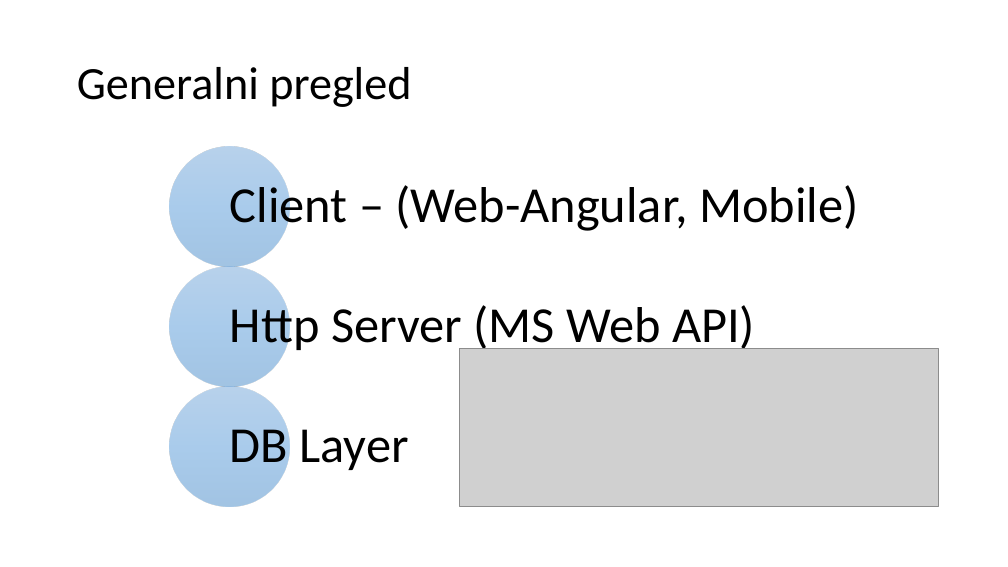
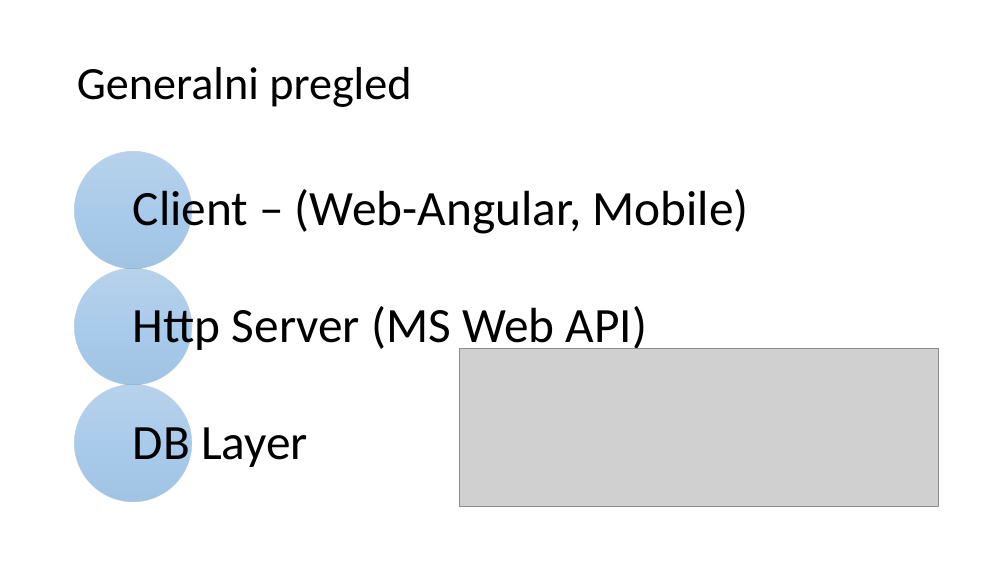
Before and after one commit to mmssniper/angular-workshop, a slide deck: slide 3 of prezentacije/1-1 Uvod i SPA aplikacije.pptx (slide 2 before the commit). Drawn at 1008x567 pixels with LibreOffice and Linux fonts; fonts in the diff are those of the drawing; grey boxes stand for pictures. Boxes give left, top, right and bottom in pixels: in the first picture for what was removed or moved away, otherwise in the second. Text is boxed around its words. In the diff, an @@ line names an element or a change of style, - is before the commit and + after.

```diff
--- a/prezentacije/1-1 Uvod i SPA aplikacije.pptx
+++ b/prezentacije/1-1 Uvod i SPA aplikacije.pptx
@@ ellipse moved from (x1=170, y1=147, x2=290, y2=267) to (x1=74, y1=151, x2=191, y2=268) @@
@@ text "Client – (Web-Angular, Mobile)" moved from (x1=230, y1=181, x2=858, y2=234) to (x1=133, y1=185, x2=749, y2=237) @@
@@ ellipse moved from (x1=170, y1=267, x2=290, y2=387) to (x1=74, y1=268, x2=191, y2=385) @@
@@ text "Http Server (MS Web API)" moved from (x1=230, y1=301, x2=755, y2=354) to (x1=133, y1=301, x2=647, y2=353) @@
@@ ellipse resized from (x1=170, y1=386, x2=290, y2=507) to (x1=74, y1=385, x2=191, y2=501) @@
@@ size 48 to 47 pt in 3 elements at (x1=133, y1=301, x2=647, y2=353), (x1=133, y1=185, x2=749, y2=237), (x1=133, y1=418, x2=308, y2=470) @@
@@ text "DB Layer" moved from (x1=230, y1=421, x2=409, y2=474) to (x1=133, y1=418, x2=308, y2=470) @@
```
Also in this commit, not shown: 11 other slides changed, 4 slides added, 2 slides removed.
